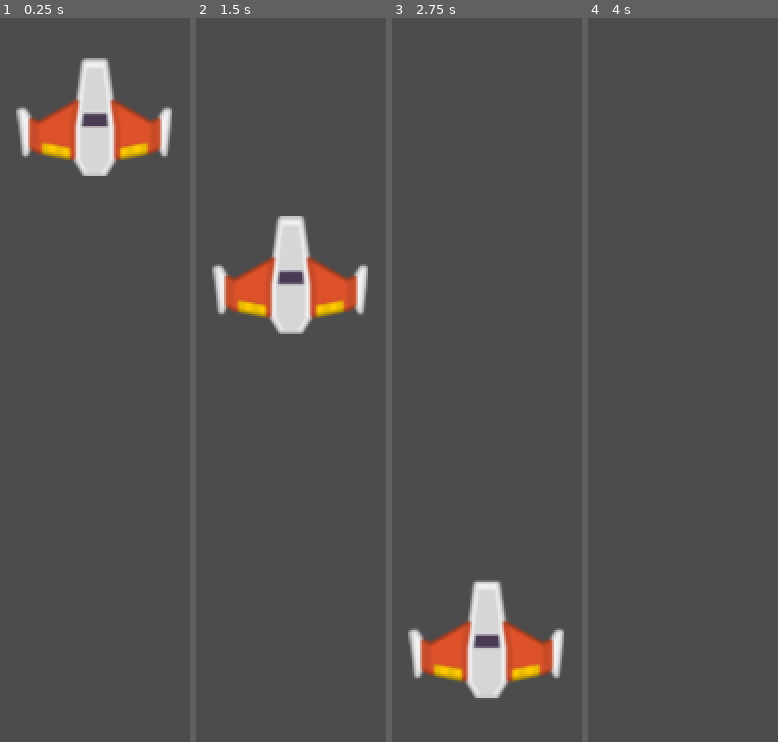
Above: before the commit, frames 1-4 (left to right).
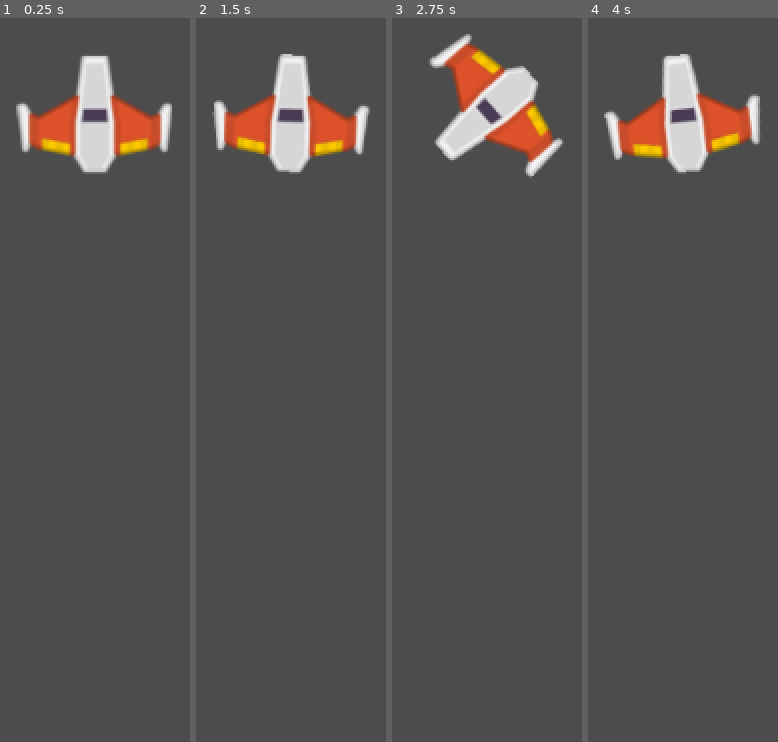
Above: after the commit, the same moments.

Repository: ChristianDTC/Game-Meteorite
Game: Godot game, scene res://Game/Levels/LevelTest.tscn
Same seed, same stepped clock (60 frames per second), same inputs: the game is played once before the commit and once after it.
Inputs:
- Up to frame 1 (0.25 s): no input
- Up to frame 2 (1.5 s): hold Right (rotate_right, bound only after the commit) 0.53-1.28 s; hold Down (move_down, bound only after the commit) from 1.28 s (still down)
- Up to frame 3 (2.75 s): release Down (move_down, bound only after the commit) at 2.03 s; hold Right (rotate_right, bound only after the commit) from 2.03 s (still down)
- Up to frame 4 (4 s): release Right (rotate_right, bound only after the commit) at 2.78 s; hold W (move_up, bound only after the commit) 2.78-3.53 s; hold Left (rotate_left, bound only after the commit) from 3.53 s (still down)

The runs differ from the first frame. In frame 1, 2.5% of the frame differs, in the area x 8-91%, y 5-22%; in frame 2, 13%; in frame 3, 13%, in the area x 8-91%, y 2-94%; in frame 4, 6.7%.

Commit message:
El player ya tiene rotación

Diff:
--- /dev/null
+++ b/Game/Ship/Player.gd
@@ -0,0 +1,36 @@
+class_name Player
+extends RigidBody2D
+
+
+# Atributos Export
+export var power_engine:int = 20 #potencia del motor
+export var power_rotation:int = 280 #potencia de rotación
+
+
+# Atributos
+var push:Vector2 = Vector2.ZERO
+var direction_rotation:int = 0
+
+
+# Metodos
+func _integrate_forces(state: Physics2DDirectBodyState) -> void:
+	apply_torque_impulse(direction_rotation * power_rotation)
+
+func _process(delta: float) -> void:
+	player_input()
+
+# Metodos Custom
+func player_input() -> void:
+	# Empuje
+	push = Vector2.ZERO
+	if Input.is_action_pressed("move_up"):
+		push = Vector2(power_engine, 0)
+	elif Input.is_action_pressed("move_down"):
+		push = Vector2(-power_engine, 0)
+
+	# Rotación
+	direction_rotation = 0
+	if Input.is_action_pressed("rotate_left"):
+		direction_rotation -= 1
+	elif Input.is_action_pressed("rotate_right"):
+		direction_rotation += 1
--- a/Game/Ship/Player.tscn
+++ b/Game/Ship/Player.tscn
@@ -1,11 +1,17 @@
-[gd_scene load_steps=3 format=2]
+[gd_scene load_steps=5 format=2]
 
 [ext_resource path="res://Game/Ship/playerShip_orange.png" type="Texture" id=1]
+[ext_resource path="res://Game/Ship/material_physics.tres" type="PhysicsMaterial" id=2]
+[ext_resource path="res://Game/Ship/Player.gd" type="Script" id=3]
 
 [sub_resource type="CircleShape2D" id=1]
 radius = 38.1182
 
 [node name="Player" type="RigidBody2D"]
+physics_material_override = ExtResource( 2 )
+gravity_scale = 0.0
+can_sleep = false
+script = ExtResource( 3 )
 
 [node name="Sprite" type="Sprite" parent="."]
 texture = ExtResource( 1 )
--- a/project.godot
+++ b/project.godot
@@ -7,6 +7,16 @@
 ;   param=value ; assign values to parameters
 
 config_version=4
+
+_global_script_classes=[ {
+"base": "RigidBody2D",
+"class": "Player",
+"language": "GDScript",
+"path": "res://Game/Ship/Player.gd"
+} ]
+_global_script_class_icons={
+"Player": ""
+}
 
 [application]
 
@@ -18,6 +28,33 @@
 
 common/drop_mouse_on_gui_input_disabled=true
 
+[input]
+
+move_up={
+"deadzone": 0.5,
+"events": [ Object(InputEventKey,"resource_local_to_scene":false,"resource_name":"","device":0,"alt":false,"shift":false,"control":false,"meta":false,"command":false,"pressed":false,"scancode":87,"physical_scancode":0,"unicode":0,"echo":false,"script":null)
+, Object(InputEventKey,"resource_local_to_scene":false,"resource_name":"","device":0,"alt":false,"shift":false,"control":false,"meta":false,"command":false,"pressed":false,"scancode":16777232,"physical_scancode":0,"unicode":0,"echo":false,"script":null)
+ ]
+}
+rotate_left={
+"deadzone": 0.5,
+"events": [ Object(InputEventKey,"resource_local_to_scene":false,"resource_name":"","device":0,"alt":false,"shift":false,"control":false,"meta":false,"command":false,"pressed":false,"scancode":16777231,"physical_scancode":0,"unicode":0,"echo":false,"script":null)
+, Object(InputEventKey,"resource_local_to_scene":false,"resource_name":"","device":0,"alt":false,"shift":false,"control":false,"meta":false,"command":false,"pressed":false,"scancode":65,"physical_scancode":0,"unicode":0,"echo":false,"script":null)
+ ]
+}
+move_down={
+"deadzone": 0.5,
+"events": [ Object(InputEventKey,"resource_local_to_scene":false,"resource_name":"","device":0,"alt":false,"shift":false,"control":false,"meta":false,"command":false,"pressed":false,"scancode":16777234,"physical_scancode":0,"unicode":0,"echo":false,"script":null)
+, Object(InputEventKey,"resource_local_to_scene":false,"resource_name":"","device":0,"alt":false,"shift":false,"control":false,"meta":false,"command":false,"pressed":false,"scancode":83,"physical_scancode":0,"unicode":0,"echo":false,"script":null)
+ ]
+}
+rotate_right={
+"deadzone": 0.5,
+"events": [ Object(InputEventKey,"resource_local_to_scene":false,"resource_name":"","device":0,"alt":false,"shift":false,"control":false,"meta":false,"command":false,"pressed":false,"scancode":16777233,"physical_scancode":0,"unicode":0,"echo":false,"script":null)
+, Object(InputEventKey,"resource_local_to_scene":false,"resource_name":"","device":0,"alt":false,"shift":false,"control":false,"meta":false,"command":false,"pressed":false,"scancode":68,"physical_scancode":0,"unicode":0,"echo":false,"script":null)
+ ]
+}
+
 [physics]
 
 common/enable_pause_aware_picking=true
